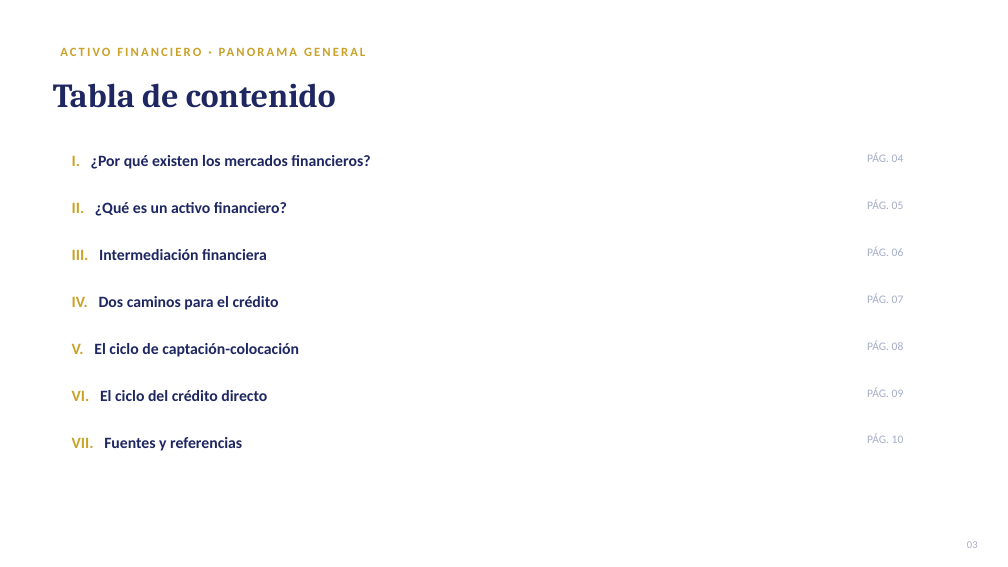
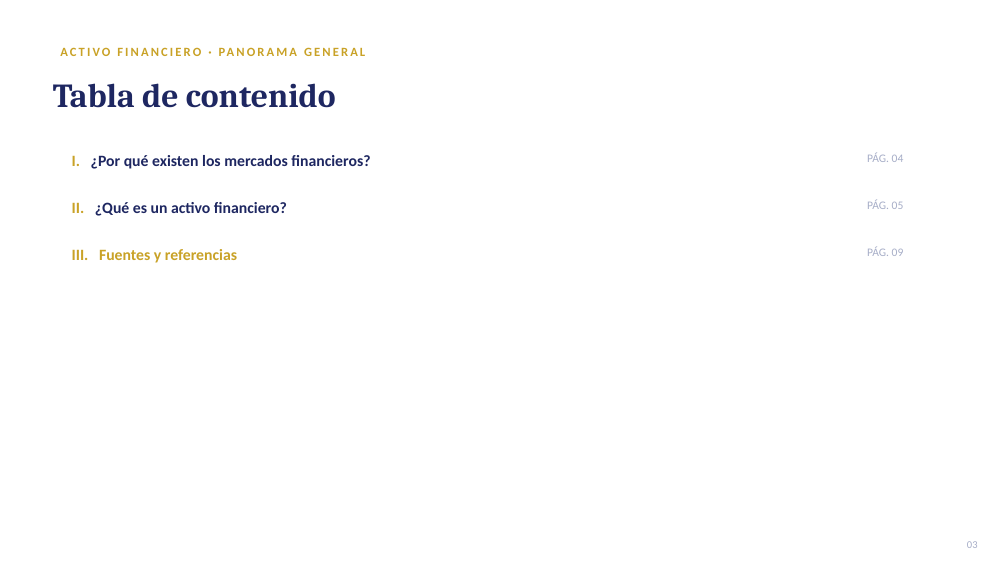
Before and after one commit to LoMarrujo/notes_mercados_dc, a slide deck: slide 3 of notas_unidades/unidad1/0_activo_financiero.pptx. Drawn at 1008x567 pixels with LibreOffice and Linux fonts; fonts in the diff are those of the drawing. Boxes give left, top, right and bottom in pixels: in the first picture for what was removed or moved away, otherwise in the second. Text is boxed around its words. In the diff, an @@ line names an element or a change of style, - is before the commit and + after.

```diff
--- a/notas_unidades/unidad1/0_activo_financiero.pptx
+++ b/notas_unidades/unidad1/0_activo_financiero.pptx
@@ text at (72, 249, 237, 263): text changed; text colour #1E2761 to #C9A227 @@
-III. Intermediación financiera
+III. Fuentes y referencias
@@ text at (867, 246, 904, 256): text changed @@
-PÁG. 06
+PÁG. 09
@@ text removed at (72, 296, 279, 310) @@
-IV. Dos caminos para el crédito
@@ text removed at (867, 293, 904, 303) @@
-PÁG. 07
@@ text removed at (72, 343, 299, 357) @@
-V. El ciclo de captación-colocación
@@ text removed at (867, 340, 904, 350) @@
-PÁG. 08
@@ text removed at (867, 387, 904, 397) @@
-PÁG. 09
@@ text removed at (72, 390, 267, 401) @@
-VI. El ciclo del crédito directo
@@ text removed at (72, 437, 242, 451) @@
-VII. Fuentes y referencias
@@ text removed at (867, 434, 904, 443) @@
-PÁG. 10
```
Also in this commit, not shown: 5 other slides changed, 3 slides added, 4 slides removed, 3 other files.
